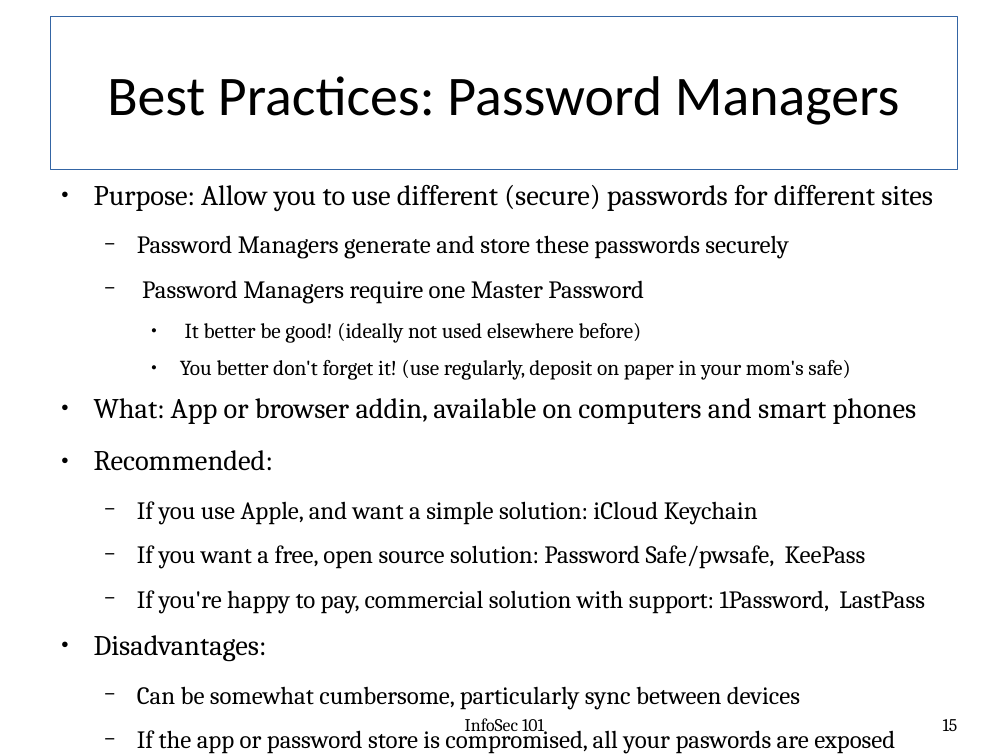
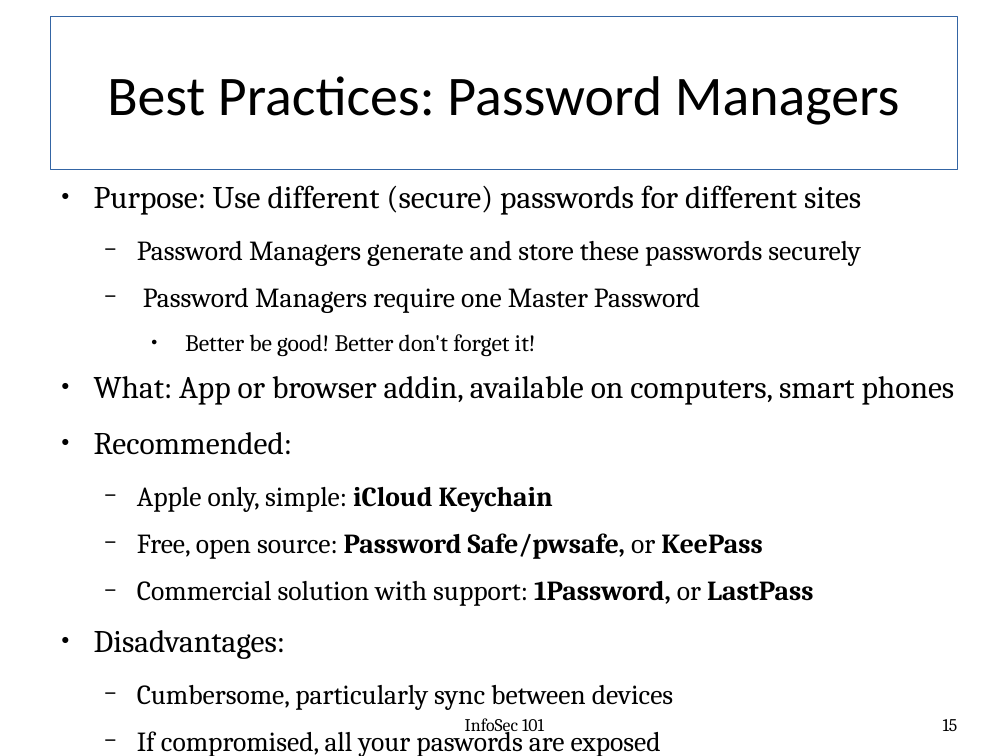
Before and after one commit to fabianlischka/InfoSec101, a slide deck: slide 15 of InfoSec101-Presentation-FCC-2015-02-26.odp. Drawn at 1008x756 pixels with LibreOffice and Linux fonts; fonts in the diff are those of the drawing. Boxes give left, top, right and bottom in pixels: in the first picture for what was removed or moved away, otherwise in the second. Text is boxed around its words. In the diff, an @@ line names an element or a change of style, - is before the commit and + after.

```diff
--- a/InfoSec101-Presentation-FCC-2015-02-26.odp
+++ b/InfoSec101-Presentation-FCC-2015-02-26.odp
@@ text at (94,185,861,215): text changed; size 22.4 to 24.8 pt @@
-● Purpose: Allow you to use different (secure) passwords for different sites
+● Purpose: Use different (secure) passwords for different sites
@@ text at (94,241,861,659): size 19.6 to 21.7 pt in "Password Managers generate and store these passwords ...", "Password Managers require one Master Password"; size 22.4 to 24.8 pt in "Recommended:", "Disadvantages:" @@
@@ text at (94,334,955,405): text changed; size 16.8 to 24.8 pt @@
-    ● It better be good! (ideally not used elsewhere before)
-    ● You better don't forget it! (use regularly, deposit on paper in your mom's safe)
-● What: App or browser addin, available on computers and smart phones
+    ● Better be good! Better don't forget it!
+● What: App or browser addin, available on computers, smart phones
@@ text at (137,487,813,606): text changed; size 19.6 to 21.7 pt @@
-  − If you use Apple, and want a simple solution: iCloud Keychain
-  − If you want a free, open source solution: Password Safe/pwsafe, KeePass
-  − If you're happy to pay, commercial solution with support: 1Password, LastPass
+  − Apple only, simple: iCloud Keychain
+  − Free, open source: Password Safe/pwsafe, or KeePass
+  − Commercial solution with support: 1Password, or LastPass
@@ text at (137,685,673,756): text changed; size 19.6 to 21.7 pt @@
-  − Can be somewhat cumbersome, particularly sync between devices
-  − If the app or password store is compromised, all your paswords are exposed
+  − Cumbersome, particularly sync between devices
+  − If compromised, all your paswords are exposed
```
Also in this commit, not shown: 7 other slides changed, 25 slides added.
